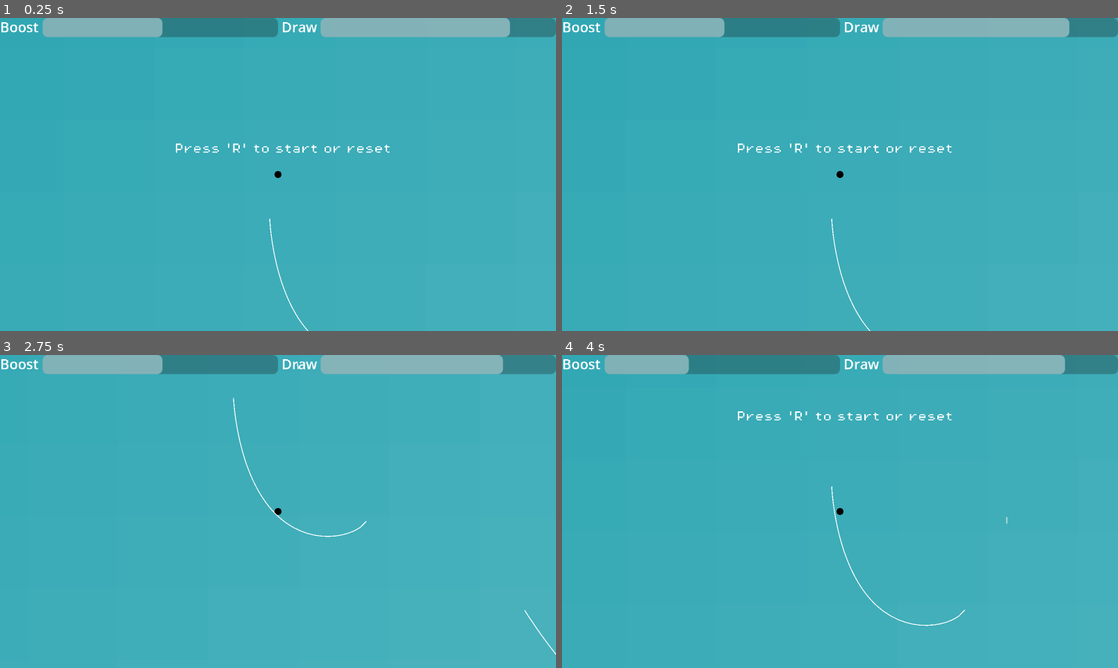
Above: before the commit, frames 1-4 (two rows, left to right).
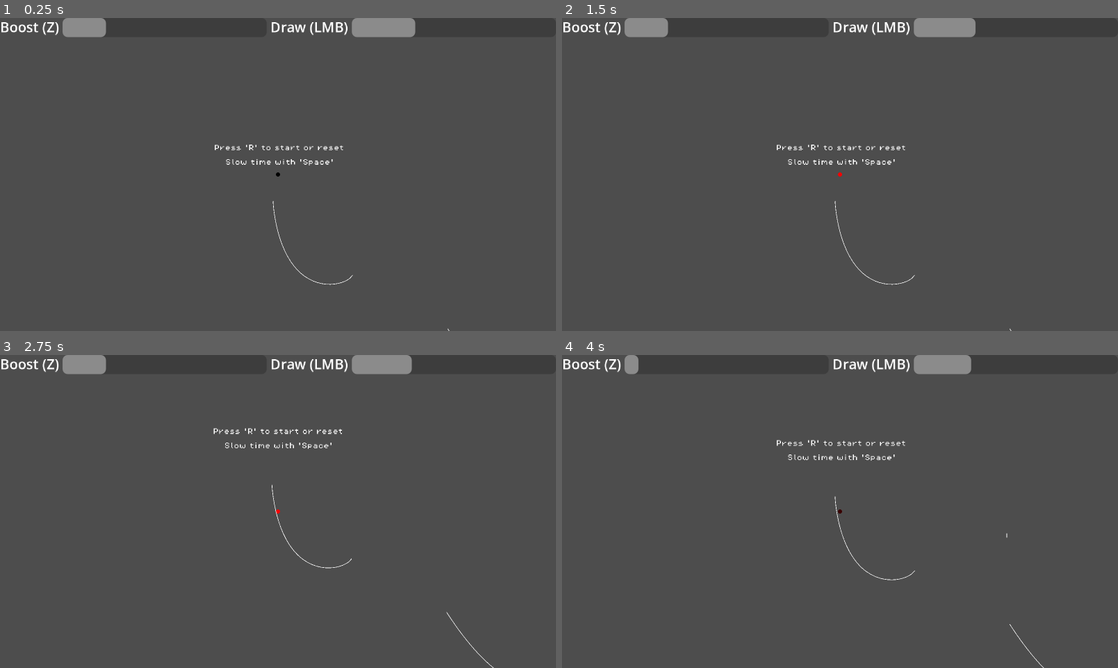
Above: after the commit, the same moments.

Repository: ekelch/cfac-jam
Game: Godot game, scene res://scenes/main.tscn
Same seed, same stepped clock (60 frames per second), same inputs: the game is played once before the commit and once after it.
Inputs (mouse positions are in pixels of both pictures, inside the frame that each line leads up to):
- Up to frame 1 (0.25 s): no input
- Up to frame 2 (1.5 s): tap R (reset) at 0.5, 1.25 s; move the mouse to (962, 158) at 0.52 s; hold Z (boost) 0.53-1.28 s; click (962, 158) at 0.8 s; move the mouse to (728, 190) at 1.27 s; click (728, 190) at 1.35 s
- Up to frame 3 (2.75 s): tap T (grav_toggle) at 1.55 s; tap R (reset) at 2 s; move the mouse to (333, 442) at 2.02 s; hold T (grav_toggle) from 2.03 s (still down); click (333, 442) at 2.17 s; tap Space (slow) at 2.3 s
- Up to frame 4 (4 s): tap R (reset) at 2.75, 3.5 s; move the mouse to (812, 574) at 2.77 s; release T (grav_toggle) at 2.78 s; tap Space (slow) at 2.85 s; click (812, 574) at 2.92 s; tap Z (boost) at 3.05 s; move the mouse to (1006, 558) at 3.52 s; hold Z (boost) from 3.53 s (still down); click (1006, 558) at 3.8 s

The runs differ from the first frame. In frame 1, 100% of the frame differs, in the area x 0-100%, y 0-100%; in frame 2, 100%; in frame 3, 100%; in frame 4, 100%.

Commit message:
modified some scripts for boost, draw, and color mod

Diff:
--- a/scenes/main.tscn
+++ b/scenes/main.tscn
@@ -28,6 +28,18 @@
 }
 point_count = 2
 
+[sub_resource type="Curve2D" id="Curve2D_o6xl0"]
+_data = {
+"points": PackedVector2Array(0, 0, 0, 0, 2629, 873, -466.447, 206.955, 466.447, -206.955, 3862, 1591)
+}
+point_count = 2
+
+[sub_resource type="Curve2D" id="Curve2D_tipki"]
+_data = {
+"points": PackedVector2Array(0, 0, 0, 0, 3835, 1775, -360.887, -440.89, 360.887, 440.89, 3769, 2633, -250.883, 98.0441, 250.883, -98.0441, 4720, 2976, 0, 0, 0, 0, 4973, 2824)
+}
+point_count = 4
+
 [sub_resource type="Gradient" id="Gradient_0wfyh"]
 colors = PackedColorArray(0, 0.576471, 0.635294, 1, 1, 1, 1, 1)
 
@@ -49,7 +61,7 @@
 gravity_scale = 0.0
 
 [node name="Camera2D2" type="Camera2D" parent="Game/player"]
-zoom = Vector2(0.5, 0.5)
+zoom = Vector2(0.3, 0.3)
 limit_bottom = 10000
 
 [node name="StaticPaths" type="StaticBody2D" parent="Game"]
@@ -65,12 +77,19 @@
 [node name="Path2D2" type="Path2D" parent="Game/StaticPaths"]
 curve = SubResource("Curve2D_tbgi4")
 
+[node name="Path2D4" type="Path2D" parent="Game/StaticPaths"]
+curve = SubResource("Curve2D_o6xl0")
+
+[node name="Path2D5" type="Path2D" parent="Game/StaticPaths"]
+curve = SubResource("Curve2D_tipki")
+
 [node name="PlayerPaths" type="StaticBody2D" parent="Game"]
 unique_name_in_owner = true
 position = Vector2(0.000244141, -0.00012207)
 script = ExtResource("4_jyhfs")
 
 [node name="background" type="Sprite2D" parent="Game"]
+visible = false
 z_index = -1
 position = Vector2(4095, 2366)
 scale = Vector2(208.578, 166.055)
@@ -91,20 +110,38 @@
 
 [node name="Text" type="Node" parent="Game"]
 
-[node name="Label" type="Label" parent="Game/Text"]
-offset_left = 1144.0
-offset_top = 722.0
-offset_right = 1594.0
-offset_bottom = 746.0
+[node name="space" type="Label" parent="Game/Text"]
+offset_left = -202.0
+offset_top = -59.0
+offset_right = 248.0
+offset_bottom = -35.0
 theme = ExtResource("6_tefeu")
 text = "Slow time with 'Space'"
 metadata/_edit_use_anchors_ = true
 
-[node name="Label2" type="Label" parent="Game/Text"]
-offset_left = -238.0
-offset_top = -71.0
-offset_right = 260.0
-offset_bottom = -47.0
+[node name="z" type="Label" parent="Game/Text"]
+offset_left = 1232.0
+offset_top = 864.0
+offset_right = 1682.0
+offset_bottom = 888.0
+theme = ExtResource("6_tefeu")
+text = "Hold 'Z' to boost"
+metadata/_edit_use_anchors_ = true
+
+[node name="lmb" type="Label" parent="Game/Text"]
+offset_left = 3431.0
+offset_top = 1684.0
+offset_right = 3929.0
+offset_bottom = 1708.0
+theme = ExtResource("6_tefeu")
+text = "Hold LMB to draw new lines"
+metadata/_edit_use_anchors_ = true
+
+[node name="r" type="Label" parent="Game/Text"]
+offset_left = -245.0
+offset_top = -114.0
+offset_right = 253.0
+offset_bottom = -90.0
 theme = ExtResource("6_tefeu")
 text = "Press 'R' to start or reset"
 metadata/_edit_use_anchors_ = true
@@ -132,7 +169,7 @@
 
 [node name="BoostLabel" type="Label" parent="HUD/Control/HBoxContainer"]
 layout_mode = 2
-text = "Boost"
+text = "Boost (Z)"
 
 [node name="BoostBar" type="ProgressBar" parent="HUD/Control/HBoxContainer"]
 layout_mode = 2
@@ -144,7 +181,7 @@
 
 [node name="DrawLabel" type="Label" parent="HUD/Control/HBoxContainer"]
 layout_mode = 2
-text = "Draw"
+text = "Draw (LMB)"
 
 [node name="DrawBar" type="ProgressBar" parent="HUD/Control/HBoxContainer"]
 layout_mode = 2
--- a/scripts/player.gd
+++ b/scripts/player.gd
@@ -3,30 +3,28 @@
 @onready var force_timer: Timer = $ForceTimer
 
 var colorMod = Color(0,0,0,1)
-var boostValue: float = 50
+var boostValue: float = 20
 var drawValue: float = 20
 const force = 2500
 
-func _input(event: InputEvent) -> void:
-	if event is InputEventKey:
-		if (event.is_action_pressed("slow")):
-			colorMod.g = 1.
-			Engine.time_scale = .15
-		if (event.is_action_released("slow")):
-			colorMod.g = 0.
-			Engine.time_scale = 1
-
-		if (event.is_action_pressed("grav_toggle")):
-			gravity_scale = 0 if gravity_scale == 1 else 1
-		mesh.modulate = colorMod
-
 func _process(delta: float) -> void:
-	if Input.is_action_pressed("boost"):
-		boost(delta)
+	boost(delta)
+	slowTime()
+	mesh.modulate = colorMod
 
 func boost(delta: float) -> void:
-	var impulse = force * delta
-	var sub = delta * 30
-	if boostValue - sub > 0:
-		apply_impulse(linear_velocity.normalized() * impulse)
-		boostValue -= sub
+	if Input.is_action_pressed("boost"):
+		var impulse = force * delta
+		var sub = delta * 30
+		if boostValue - sub > 0:
+			apply_impulse(linear_velocity.normalized() * impulse)
+			boostValue -= sub
+			colorMod.r = clampf(boostValue / 20, 0, 1)
+
+func slowTime() -> void:
+	if Input.is_action_just_pressed("slow"):
+		colorMod.g = 1.
+		Engine.time_scale = .15
+	if Input.is_action_just_released("slow"):
+		colorMod.g = 0.
+		Engine.time_scale = 1
--- a/scripts/player_path.gd
+++ b/scripts/player_path.gd
@@ -4,7 +4,7 @@
 var visLine: Line2D
 var point: Vector2
 var reset: bool = true
-var drawValue: float = 80
+var drawValue: float = 30
 const drawDepleteStep = 1
 
 func _process(_delta: float) -> void:
Not shown, changed: export_presets.cfg
Not shown: 1 places in scenes/main.tscn that only renumber resources
